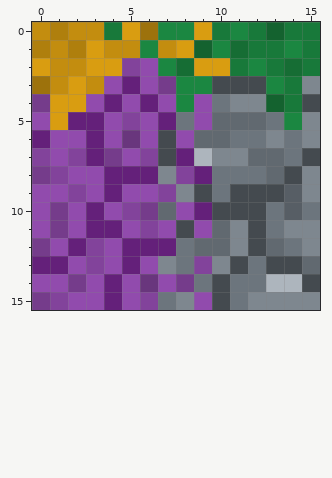
A pixel-art sprite gets an edit: Grafica/BlockMezzo.png. The first picture shows the starting point.
The file is 16x16 pixels.
Once edited:
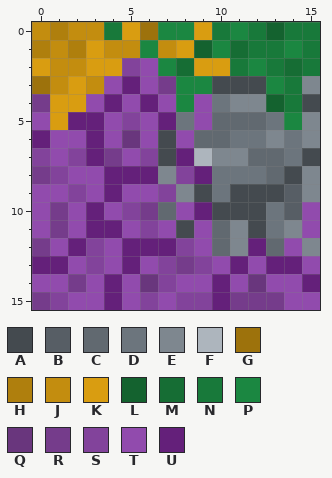
Palette (. is transparent): A #444a4f  B #575e65  C #616970  D #6c757d  E #7e878f  F #adb5bd  G #9d720c  H #af7f0d  J #c38d0f  K #d99d11  L #14622f  M #166d34  N #18793a  P #1b8741  Q #69367d  R #753c8b  S #82439b  T #914bad  U #64207a
Diff:
Changed rows in their new state; - is an unchanged pixel.
first column x 7:
10 --------T
11 --------T
12 -ST--U-T-
13 SR-TUTUUT
14 STTUTQTTU
15 TSSURRRTT
